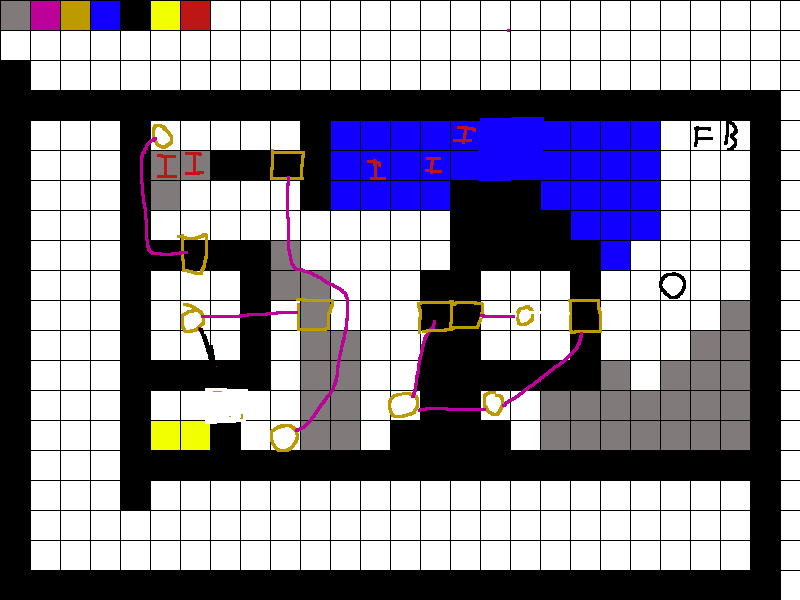
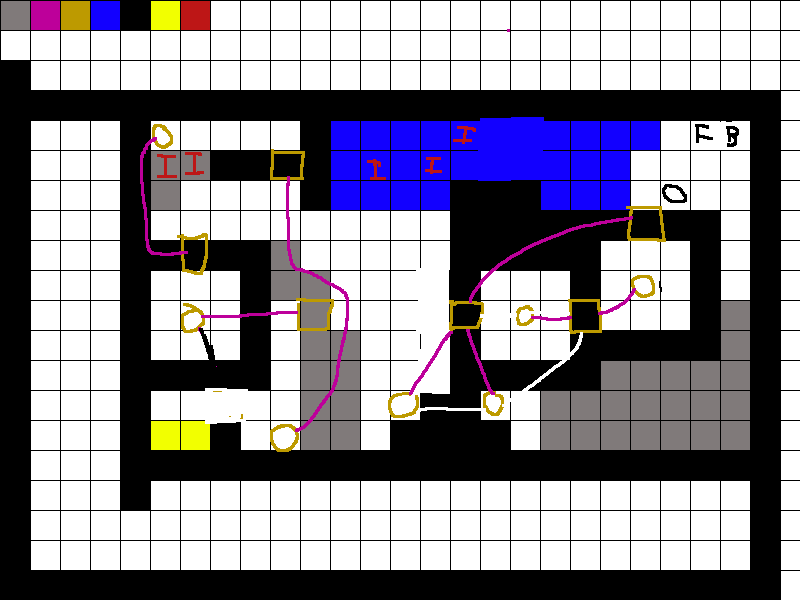
Layered file, before and after one edit (w=800, h=600). Changes by layer:
added layer "bird" above "frog" over 726, 126, 739, 147
added layer "frog" above "boulder" over 695, 124, 711, 143
added layer "boulder" above "grid.png" over 662, 184, 687, 203
painted on "grid.png" over 409, 122, 738, 412
